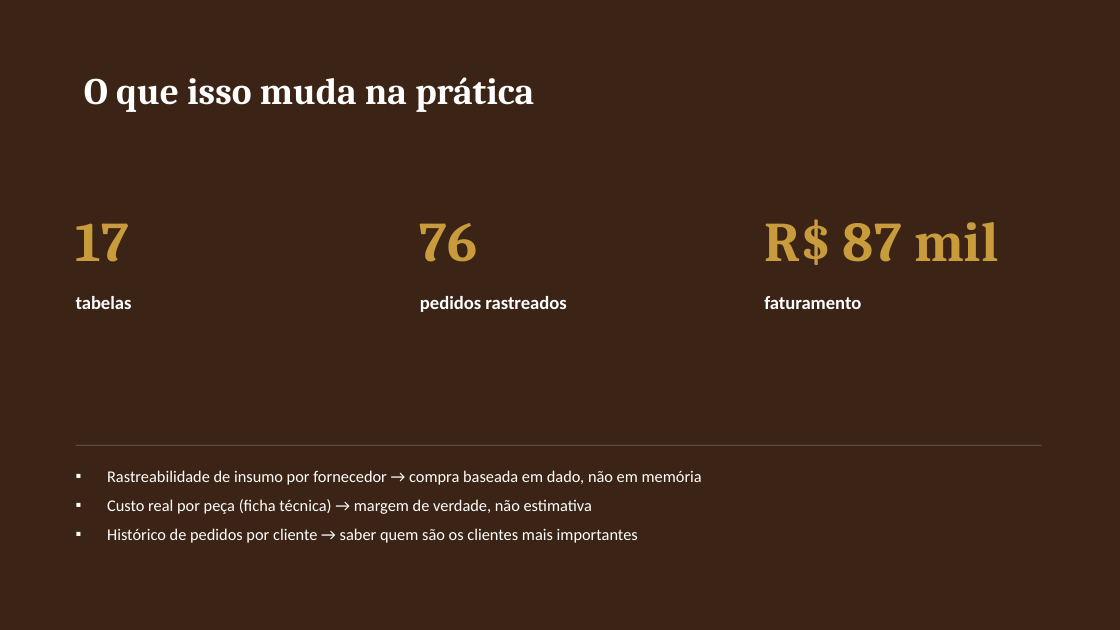
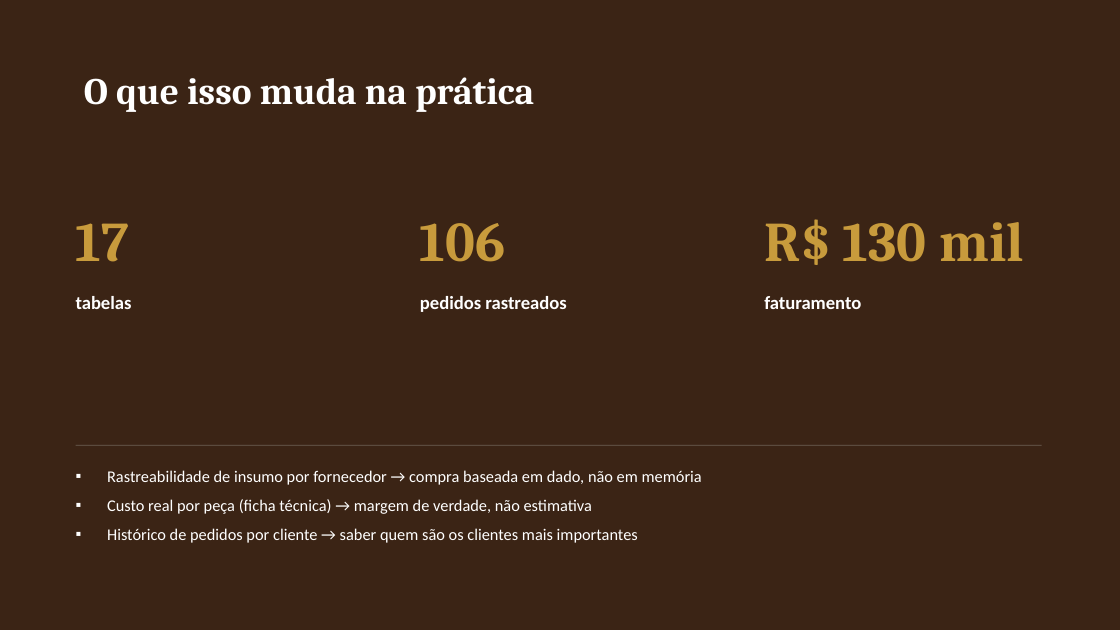
Before and after one commit to matheusmontagner8/Modelagem-de-Dados, a slide deck: slide 11 of Entrega2/apresentacao.pptx. Drawn at 1120x630 pixels with LibreOffice and Linux fonts; fonts in the diff are those of the drawing. Boxes give left, top, right and bottom in pixels: in the first picture for what was removed or moved away, otherwise in the second. Text is boxed around its words. In the diff, an @@ line names an element or a change of style, - is before the commit and + after.

```diff
--- a/Entrega2/apresentacao.pptx
+++ b/Entrega2/apresentacao.pptx
@@ text at bbox=[420, 223, 506, 262]: text changed @@
-76
+106
@@ text at bbox=[764, 219, 1024, 265]: text changed @@
-R$ 87 mil
+R$ 130 mil
```
Also in this commit, not shown: 1 other slide changed.
